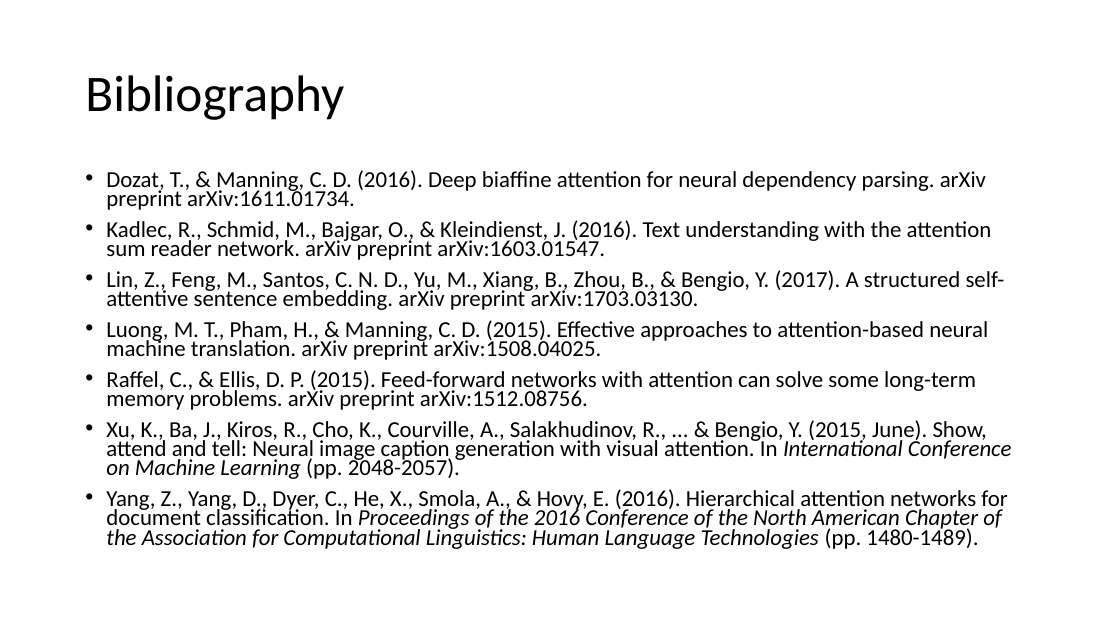
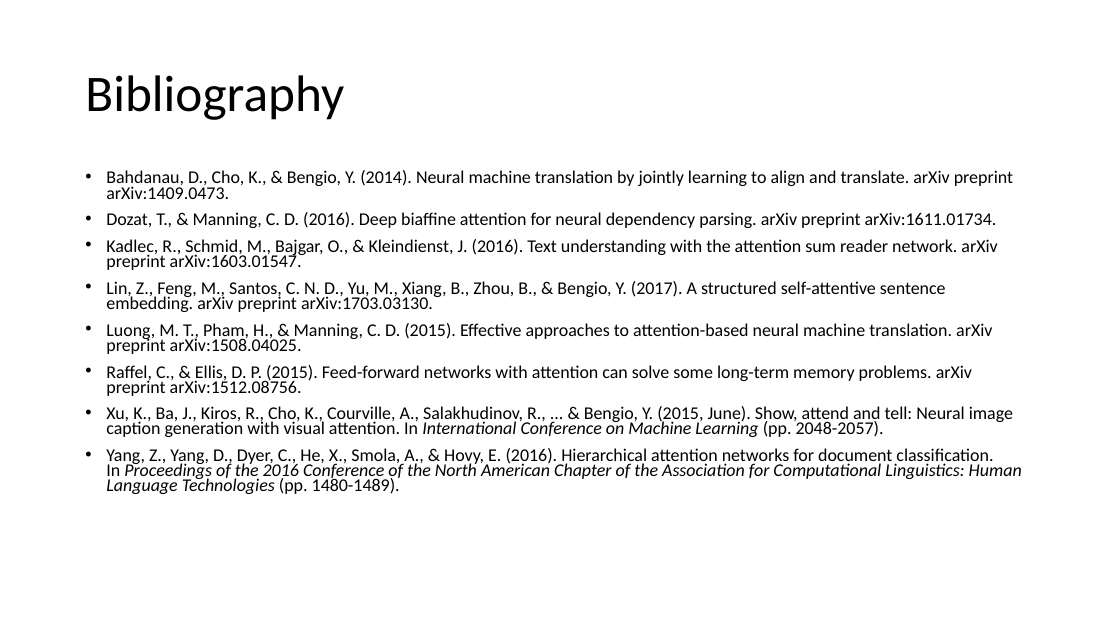
Before and after one commit to clinzy/AttentionModels101, a slide deck: slide 18 of AttentionModels101-DSNashville.pptx. Drawn at 1120x630 pixels with LibreOffice and Linux fonts; fonts in the diff are those of the drawing. Boxes give left, top, right and bottom in pixels: in the first picture for what was removed or moved away, otherwise in the second. Text is boxed around its words. In the diff, an @@ line names an element or a change of style, - is before the commit and + after.

```diff
--- a/AttentionModels101-DSNashville.pptx
+++ b/AttentionModels101-DSNashville.pptx
@@ text at box(106, 170, 1013, 199): paragraph added @@
+• Bahdanau, D., Cho, K., & Bengio, Y. (2014). Neural machine translation by jointly learning to align and translate. arXiv preprint arXiv:1409.0473.
@@ text at box(106, 212, 1022, 494): size 19.6 to 15.4 pt in "Dozat, T., & Manning, C. D. (2016). ...", "Kadlec, R., Schmid, M., Bajgar, O., & ...", "Lin, Z., Feng, M., Santos, C. N. ...", "Luong, M. T., Pham, H., & Manning, ..." and 3 more places @@
```
Also in this commit, not shown: 11 other slides changed.
